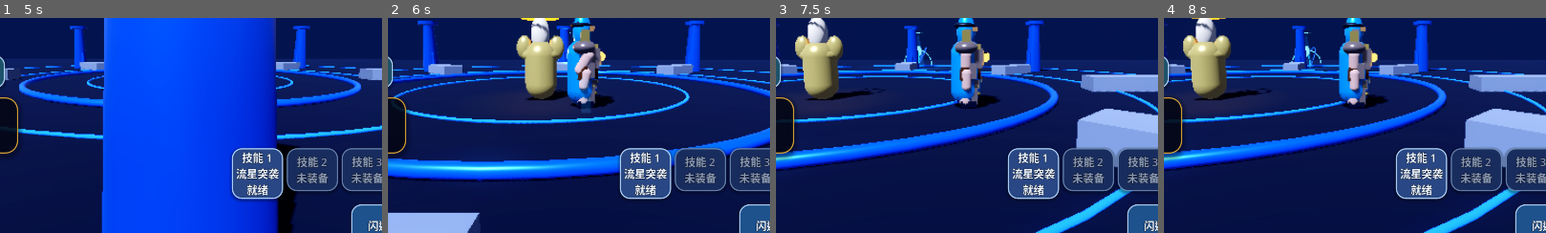
Above: before the commit, frames 1-4 (left to right).
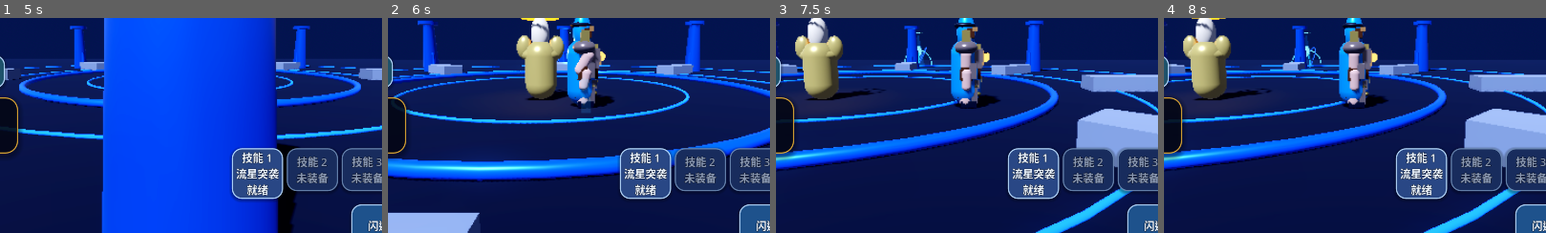
Above: after the commit, the same moments.

Repository: Qazwesrd/Saint-Seiya-Universe-War
Game: Godot game, scene res://scenes/main_menu.tscn
Same seed, same stepped clock (60 frames per second), same inputs: the game is played once before the commit and once after it.
Inputs (mouse positions are % of the whole screen's width and height, from its top left):
- Up to frame 1 (5 s): click "开始新游戏 / 新建存档" at 0.5 s; click "开始新游戏 / 新建存档" at 1.25 s; click "继续游戏 / 存档管理" at 2 s; click "游戏设置" at 2.75 s; click "读取" at 3.5 s; click "交谈 / 接任务" at 4.25 s
- Up to frame 2 (6 s): click "任务导航" at 5 s; tap Enter (ui_accept) at 5.75 s; move the mouse to (72, 45) at 5.77 s; hold Right (ui_right) from 5.78 s (still down); click (72, 45) at 5.92 s
- Up to frame 3 (7.5 s): tap Enter (ui_accept) at 6.02, 6.32 s; release Right (ui_right) at 6.5 s; drag from (30, 55) to (45, 70) at 6.52 s; click "传送" at 7.25 s
- Up to frame 4 (8 s): no input
The pictures show only the part of the screen within x 25-75%, y 32-82%; the shares and areas given below are measured in that part.

Frame 1 is identical in both runs. In frame 2, less than 0.1% of the frame differs, in the area x 50-55%, y 3-41%; in frame 3, less than 0.1%; in frame 4, 0.1%, in the area x 48-53%, y 4-43%.

Commit message:
Refine helmet leg armor and durability wear visuals

Diff:
--- a/game/scripts/player.gd
+++ b/game/scripts/player.gd
@@ -455,12 +455,13 @@
     return piece
 
 func _build_armor_wear_cracks() -> void:
+    # Crack anchors follow the visible front-facing plates for each durability part.
     var crack_layout := {
-        "head": [Vector3(-0.12, 2.00, -0.285), Vector3(0.12, 1.91, -0.285)],
-        "chest": [Vector3(-0.20, 1.40, -0.445), Vector3(0.18, 1.20, -0.445)],
-        "arms": [Vector3(-0.55, 1.08, -0.205), Vector3(0.55, 1.08, -0.205)],
-        "waist": [Vector3(-0.18, 0.66, -0.365), Vector3(0.18, 0.66, -0.365)],
-        "legs": [Vector3(-0.22, 0.37, -0.325), Vector3(0.22, 0.37, -0.325)]
+        "head": [Vector3(-0.14, 2.03, -0.255), Vector3(0.13, 1.94, -0.255), Vector3(0.0, 2.12, -0.13)],
+        "chest": [Vector3(-0.22, 1.42, -0.445), Vector3(0.18, 1.25, -0.445), Vector3(0.0, 1.12, -0.405)],
+        "arms": [Vector3(-0.49, 1.08, -0.205), Vector3(0.49, 1.08, -0.205), Vector3(-0.55, 1.48, -0.16), Vector3(0.55, 1.48, -0.16)],
+        "waist": [Vector3(-0.20, 0.66, -0.365), Vector3(0.20, 0.66, -0.365), Vector3(0.0, 0.59, -0.365)],
+        "legs": [Vector3(-0.22, 0.38, -0.325), Vector3(0.22, 0.38, -0.325), Vector3(-0.22, 0.55, -0.29), Vector3(0.22, 0.55, -0.29)]
     }
     for part_id in ArmorSystem.PARTS:
         var wear: Dictionary = ArmorSystem.get_part_visual_wear_profile(str(part_id))
@@ -471,15 +472,15 @@
         var anchors: Array = crack_layout.get(part_id, [])
         for anchor_index in range(anchors.size()):
             var anchor: Vector3 = anchors[anchor_index]
-            for segment_index in range(2):
+            for segment_index in range(3):
                 var crack_mesh := BoxMesh.new()
-                crack_mesh.size = Vector3(0.018, 0.10 + severity * 0.07, 0.012)
+                crack_mesh.size = Vector3(0.014 + severity * 0.006, 0.075 + severity * 0.09, 0.014)
                 var crack := MeshInstance3D.new()
                 crack.mesh = crack_mesh
-                crack.position = anchor + Vector3((float(segment_index) - 0.5) * 0.035, -float(segment_index) * 0.045, 0.0)
-                crack.rotation.z = (-0.35 if (anchor_index + segment_index) % 2 == 0 else 0.35)
+                crack.position = anchor + Vector3((float(segment_index) - 1.0) * 0.026, -float(segment_index) * 0.035, 0.0)
+                crack.rotation.z = (-0.42 if (anchor_index + segment_index) % 2 == 0 else 0.42)
                 var crack_material := StandardMaterial3D.new()
-                crack_material.albedo_color = Color(0.055, 0.025, 0.035, 0.45 + severity * 0.5)
+                crack_material.albedo_color = Color(0.055, 0.025, 0.035, 0.5 + severity * 0.45)
                 crack_material.shading_mode = BaseMaterial3D.SHADING_MODE_UNSHADED
                 crack_material.transparency = BaseMaterial3D.TRANSPARENCY_ALPHA
                 crack_material.emission_enabled = true
@@ -697,15 +698,25 @@
             skirt_piece.rotation.z = -skirt_side * 0.12
             armor_skirt_nodes.append(skirt_piece)
             armor_skirt_base_angles.append(skirt_piece.rotation.z)
+    var thigh_mesh := PrismMesh.new()
+    thigh_mesh.size = Vector3(0.25 * silhouette_waist, 0.30 * silhouette_height, 0.17)
     var shin_mesh := BoxMesh.new()
-    shin_mesh.size = Vector3(0.24, 0.48, 0.18)
-    _add_armor_piece(shin_mesh, Vector3(-0.22, 0.34, -0.22), Vector3.ONE, bright, stage_metallic, "legs")
-    _add_armor_piece(shin_mesh, Vector3(0.22, 0.34, -0.22), Vector3.ONE, bright, stage_metallic, "legs")
+    shin_mesh.size = Vector3(0.24 * stage_structure, 0.48 * silhouette_height, 0.18)
+    for leg_side in [-1.0, 1.0]:
+        var thigh_plate := _add_armor_piece(thigh_mesh, Vector3(leg_side * 0.22, 0.54, -0.17), Vector3.ONE, dark, stage_metallic, "legs")
+        thigh_plate.rotation.z = -leg_side * 0.08
+        _add_armor_piece(shin_mesh, Vector3(leg_side * 0.22, 0.34, -0.22), Vector3.ONE, bright, stage_metallic, "legs")
     var knee_mesh := SphereMesh.new()
     knee_mesh.radius = 0.15
     knee_mesh.height = 0.12
-    _add_armor_piece(knee_mesh, Vector3(-0.22, 0.57, -0.27), Vector3(1.0, 0.7, 0.65), accent, stage_metallic, "legs")
-    _add_armor_piece(knee_mesh, Vector3(0.22, 0.57, -0.27), Vector3(1.0, 0.7, 0.65), accent, stage_metallic, "legs")
+    for leg_side in [-1.0, 1.0]:
+        _add_armor_piece(knee_mesh, Vector3(leg_side * 0.22, 0.57, -0.27), Vector3(1.0, 0.7, 0.65), accent, stage_metallic, "legs")
+    var ankle_mesh := TorusMesh.new()
+    ankle_mesh.inner_radius = 0.105
+    ankle_mesh.outer_radius = 0.145
+    for leg_side in [-1.0, 1.0]:
+        var ankle_guard := _add_armor_piece(ankle_mesh, Vector3(leg_side * 0.22, 0.105, 0.0), Vector3(1.0, 0.72, 1.0), stage_trim_color, stage_metallic, "legs")
+        ankle_guard.rotation.x = deg_to_rad(90.0)
 
     # Every class receives its own heraldic crest and chest sigil.
     var crest_mesh: Mesh
@@ -745,14 +756,23 @@
         crest.rotation.x = -0.18
     elif crest_id == "crescent":
         crest.rotation.z = PI * 0.5
+    var helmet_cap := SphereMesh.new()
+    helmet_cap.radius = 0.245
+    helmet_cap.height = 0.20
+    _add_armor_piece(helmet_cap, Vector3(0.0, 2.075, 0.015), Vector3(1.0, 0.62, 0.88), bright, stage_metallic, "head")
     var helmet_brow := BoxMesh.new()
-    helmet_brow.size = Vector3(0.54, 0.11, 0.12)
+    helmet_brow.size = Vector3(0.54 * silhouette_width, 0.11, 0.12)
     _add_armor_piece(helmet_brow, Vector3(0.0, 2.02, -0.225), Vector3.ONE, stage_trim_color, stage_metallic, "head")
     var helmet_guard := PrismMesh.new()
-    helmet_guard.size = Vector3(0.16, 0.34, 0.20)
+    helmet_guard.size = Vector3(0.16, 0.34 * silhouette_height, 0.20)
     for helmet_side in [-1.0, 1.0]:
-        var helmet_guard_piece := _add_armor_piece(helmet_guard, Vector3(helmet_side * 0.24, 1.84, -0.04), Vector3.ONE, bright, stage_metallic, "head")
+        var helmet_guard_piece := _add_armor_piece(helmet_guard, Vector3(helmet_side * 0.24 * silhouette_width, 1.84, -0.04), Vector3.ONE, bright, stage_metallic, "head")
         helmet_guard_piece.rotation.z = -helmet_side * 0.12
+    var helmet_temple := BoxMesh.new()
+    helmet_temple.size = Vector3(0.10, 0.24, 0.18)
+    for temple_side in [-1.0, 1.0]:
+        var temple_plate := _add_armor_piece(helmet_temple, Vector3(temple_side * 0.205, 1.91, -0.12), Vector3.ONE, dark, stage_metallic, "head")
+        temple_plate.rotation.z = temple_side * 0.16
     var emblem_mesh := SphereMesh.new()
     emblem_mesh.radius = 0.11
     emblem_mesh.height = 0.18
